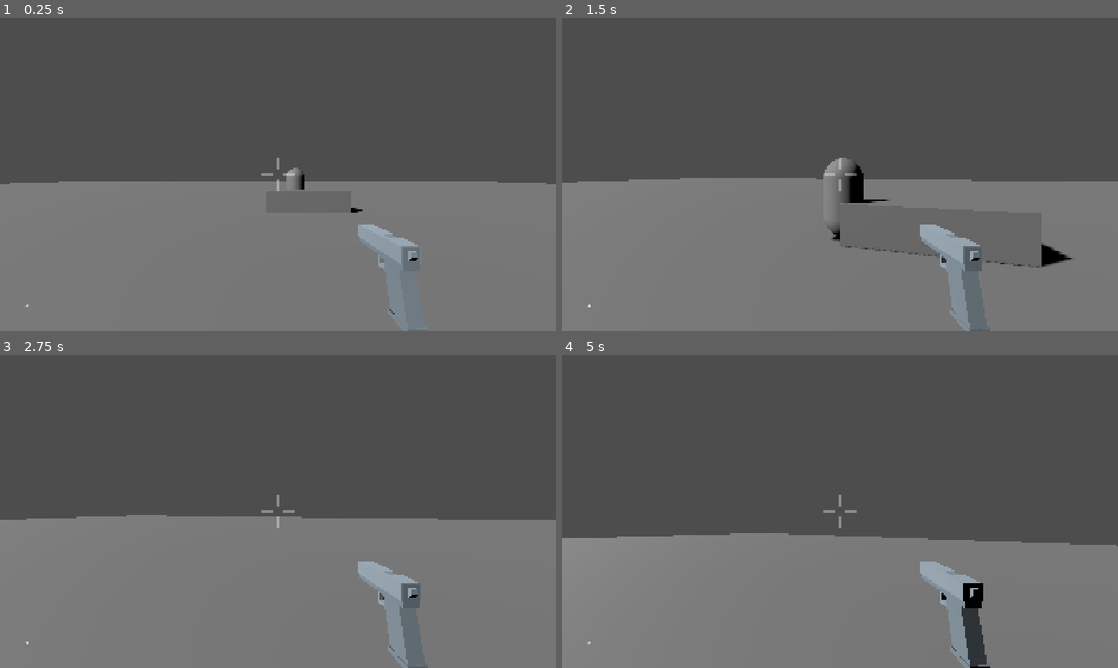
Above: before the commit, frames 1-4 (two rows, left to right).
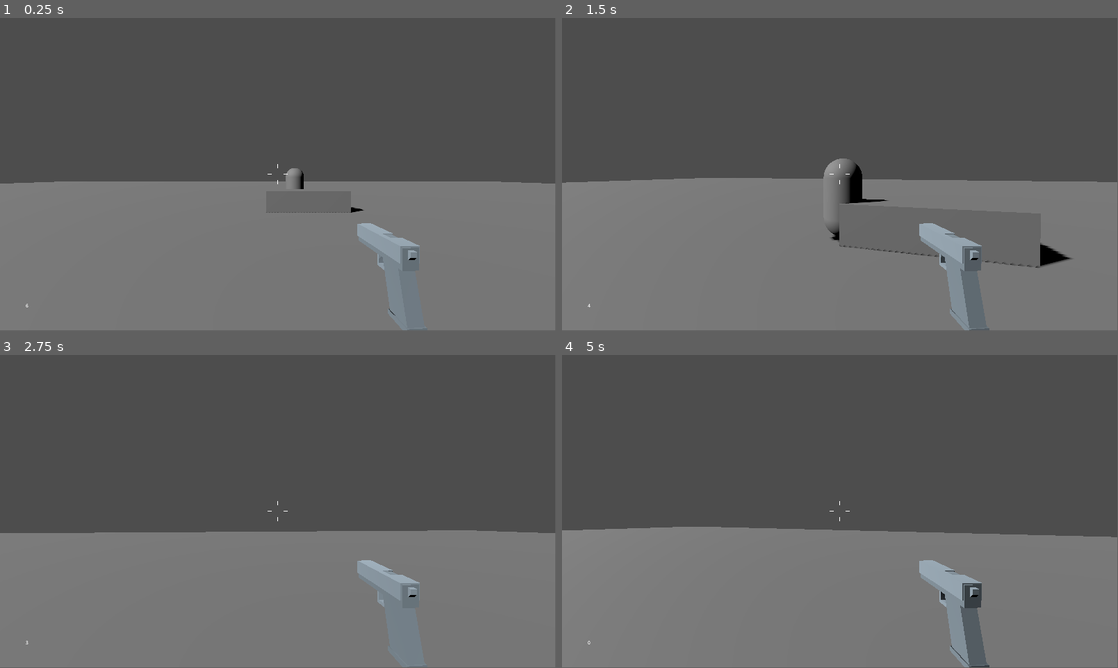
Above: after the commit, the same moments.

Repository: cjratcliff/hellebore
Game: Godot game, scene res://levels/main.tscn
The game is run twice, just before and just after one commit, with the same random seed, the same clock (stepped at 60 frames per second) and the same inputs.
Inputs (mouse positions are in pixels of both pictures, inside the frame that each line leads up to):
- Up to frame 1 (0.25 s): no input
- Up to frame 2 (1.5 s): move the mouse to (867, 174) at 0.52 s; press the mouse at (867, 174) at 0.53 s; hold W (move_forward) from 0.53 s (still down); move the mouse to (812, 174) at 1.27 s; release the mouse at (812, 174) at 1.28 s; click (812, 174) at 1.35 s
- Up to frame 3 (2.75 s): keep holding W (move_forward); move the mouse to (289, 505) at 2.02 s; press the mouse at (289, 505) at 2.03 s
- Up to frame 4 (5 s): keep holding W (move_forward); tap Enter at 2.75 s; move the mouse to (834, 517) at 2.77 s; release the mouse at (834, 517) at 2.78 s; click (834, 517) at 2.85 s; move the mouse to (878, 514) at 3.52 s; press the mouse at (878, 514) at 3.53 s; move the mouse to (795, 508) at 4.27 s; release the mouse at (795, 508) at 4.28 s; click (795, 508) at 4.35 s
In our replay, the window is 800x450 before the commit and 799x449 after it. These sizes can differ from the game's own. Grey fills any space a smaller window leaves; there, only what the larger window draws over its background counts as a difference.

The runs differ from the first frame. In frame 1, 0.3% of the frame differs, in the area x 0-100%, y 0-100%; in frame 2, 0.6%; in frame 3, 4.9%; in frame 4, 3.6%.

Commit message:
crosshair improvement

Diff:
--- a/hellebore/project.godot
+++ b/hellebore/project.godot
@@ -24,8 +24,6 @@
 window/size/viewport_width=1920
 window/size/viewport_height=1080
 window/size/mode=3
-window/stretch/mode="canvas_items"
-window/stretch/aspect="expand"
 
 [global_group]
 
@@ -72,7 +70,7 @@
 }
 quit={
 "deadzone": 0.2,
-"events": [Object(InputEventKey,"resource_local_to_scene":fa …(140 unchanged characters)… d":false,"keycode":0,"physical_keycode":4194312,"key_label":0,"unicode":0,"location":0,"echo":false,"script":null)
+"events": [Object(InputEventKey,"resource_local_to_scene":fa …(140 unchanged characters)… d":false,"keycode":0,"physical_keycode":96,"key_label":0,"unicode":96,"location":0,"echo":false,"script":null)
 ]
 }
 
--- a/hellebore/ui/hud/crosshair/crosshair.tscn
+++ b/hellebore/ui/hud/crosshair/crosshair.tscn
@@ -14,30 +14,34 @@
 
 [node name="Up" type="TextureRect" parent="." unique_id=204259667]
 layout_mode = 0
-offset_left = 20.0
-offset_top = -40.0
-offset_right = 60.0
+offset_left = 8.0
+offset_top = -16.0
+offset_right = 24.0
 rotation = 1.5707964
 texture = ExtResource("1_7lel2")
+stretch_mode = 2
 
 [node name="Right" type="TextureRect" parent="." unique_id=34616675]
 layout_mode = 0
-offset_top = -20.0
-offset_right = 40.0
-offset_bottom = 20.0
+offset_top = -8.0
+offset_right = 16.0
+offset_bottom = 8.0
 texture = ExtResource("1_7lel2")
+stretch_mode = 2
 
 [node name="Left" type="TextureRect" parent="." unique_id=791986611]
 layout_mode = 0
-offset_left = -40.0
-offset_top = -20.0
-offset_bottom = 20.0
+offset_left = -16.0
+offset_top = -8.0
+offset_bottom = 8.0
 texture = ExtResource("1_7lel2")
+stretch_mode = 2
 
 [node name="Down" type="TextureRect" parent="." unique_id=824470188]
 layout_mode = 0
-offset_left = 20.0
-offset_right = 60.0
-offset_bottom = 40.0
+offset_left = 8.0
+offset_right = 24.0
+offset_bottom = 16.0
 rotation = 1.5707964
 texture = ExtResource("1_7lel2")
+stretch_mode = 2
